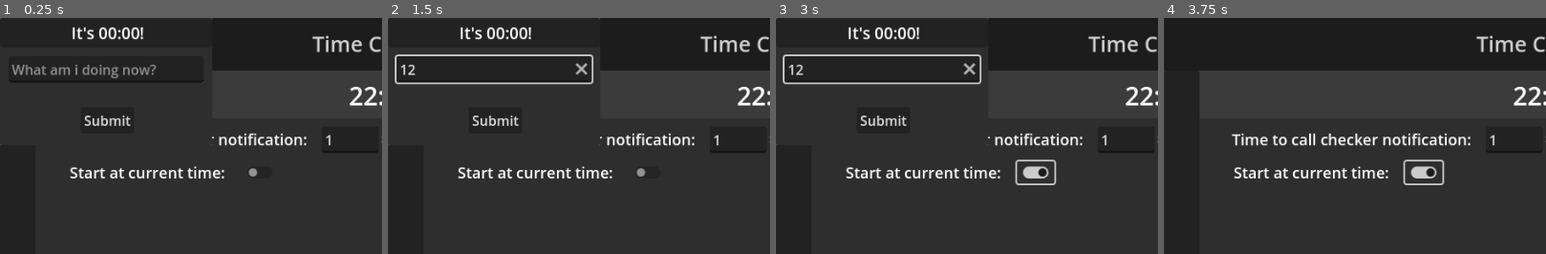
Above: before the commit, frames 1-4 (left to right).
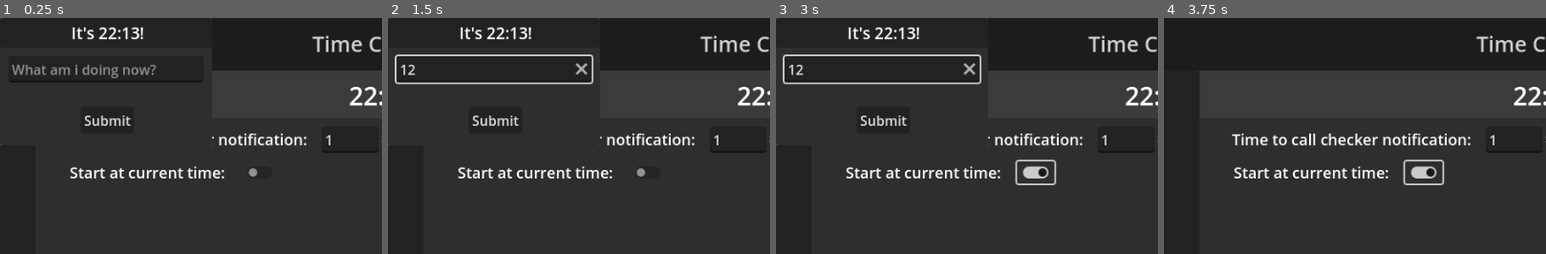
Above: after the commit, the same moments.

Repository: JellyLion/Time-Check
Game: Godot game, scene res://Main.tscn
Two runs of this game, one before a commit and one after it. Both use one fixed random seed, a clock stepped at 60 frames per second and the inputs below.
Inputs (mouse positions are % of the whole screen's width and height, from its top left):
- Up to frame 1 (0.25 s): no input
- Up to frame 2 (1.5 s): click (14, 11) at 0.52 s; type "12" at 0.6 s; click (87, 6) at 1.25 s
- Up to frame 3 (3 s): click (92, 6) at 2 s; click (34, 33) at 2.75 s
- Up to frame 4 (3.75 s): click "Submit" at 3.5 s
The pictures show only the part of the screen within x 0-50%, y 0-50%; the shares and areas given below are measured in that part.

The runs differ from the first frame. In frame 1, 0.3% of the frame differs, in the area x 25-37%, y 3-10%; in frame 2, 0.3%; in frame 3, 0.3%; in frame 4, nothing differs.

Commit message:
Changed notifications to tell current time

Diff:
--- a/Scenes/time_checker_notification.gd
+++ b/Scenes/time_checker_notification.gd
@@ -4,7 +4,13 @@
 var notification_is_being_used := false
 var current_text : String
 
+#when calling this, send current time in hours and minutes
 func _on_main_call_time_checker_notification():
+	var current_time_text :String = Time.get_time_string_from_system(false)
+	current_time_text = current_time_text.erase(5,3)
+	print(current_time_text)
+	current_time_text = "It's " + current_time_text + "!"
+	$HBoxContainer/VBoxContainer/CurrentTimeHContainer/CurrentTimeLabel.text = current_time_text
 	show()
 	await get_tree().create_timer(5.0).timeout
 	if not notification_is_being_used:
--- a/Scenes/time_checker_notification.tscn
+++ b/Scenes/time_checker_notification.tscn
@@ -35,21 +35,21 @@
 layout_mode = 2
 size_flags_vertical = 3
 
-[node name="TimeTelling" type="HBoxContainer" parent="HBoxContainer/VBoxContainer"]
+[node name="CurrentTimeHContainer" type="HBoxContainer" parent="HBoxContainer/VBoxContainer"]
 layout_mode = 2
 theme_override_constants/separation = 0
 
-[node name="Control" type="Control" parent="HBoxContainer/VBoxContainer/TimeTelling"]
+[node name="Control" type="Control" parent="HBoxContainer/VBoxContainer/CurrentTimeHContainer"]
 layout_mode = 2
 size_flags_horizontal = 3
 
-[node name="Label" type="Label" parent="HBoxContainer/VBoxContainer/TimeTelling"]
+[node name="CurrentTimeLabel" type="Label" parent="HBoxContainer/VBoxContainer/CurrentTimeHContainer"]
 layout_mode = 2
 text = "It's 00:00!"
 label_settings = SubResource("LabelSettings_tn1b1")
 horizontal_alignment = 1
 
-[node name="Control2" type="Control" parent="HBoxContainer/VBoxContainer/TimeTelling"]
+[node name="Control2" type="Control" parent="HBoxContainer/VBoxContainer/CurrentTimeHContainer"]
 layout_mode = 2
 size_flags_horizontal = 3
 
